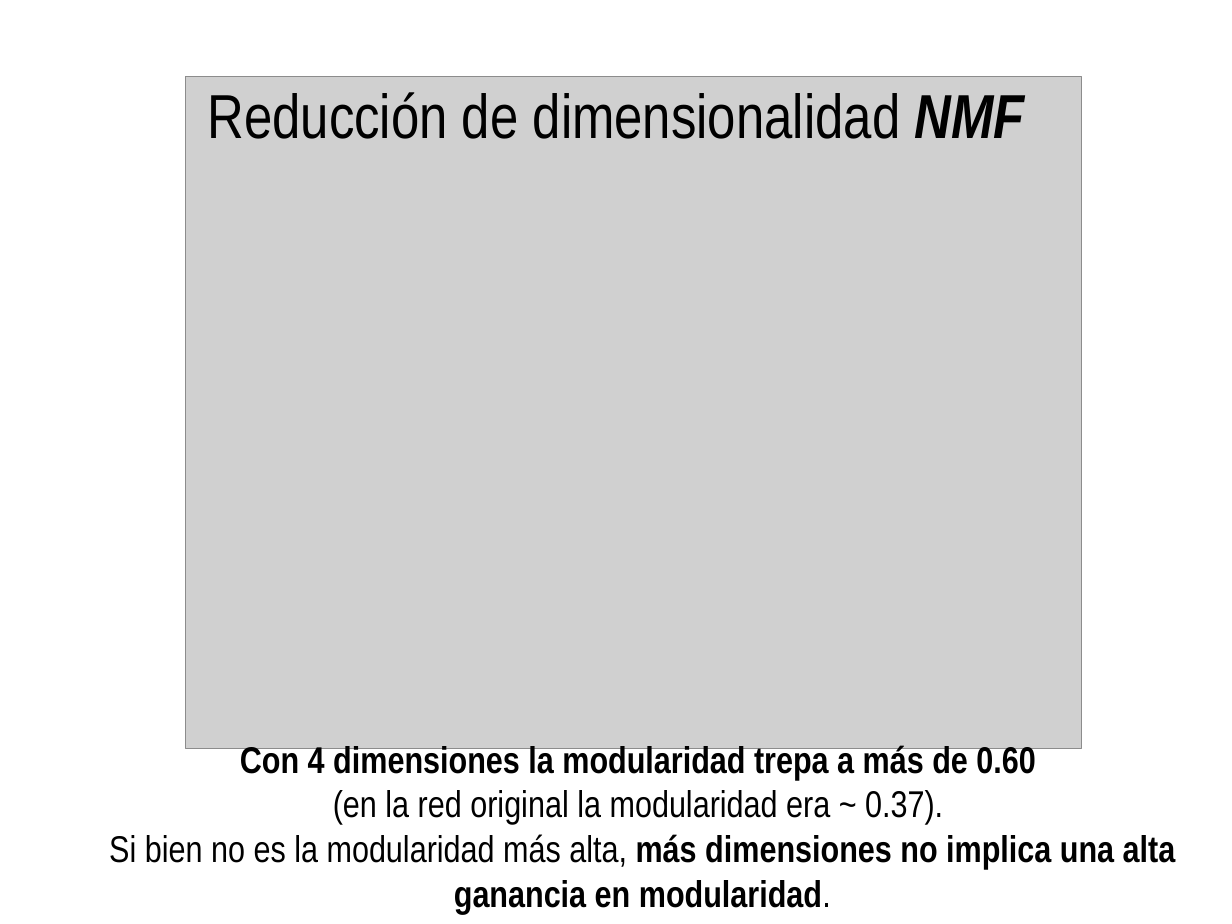
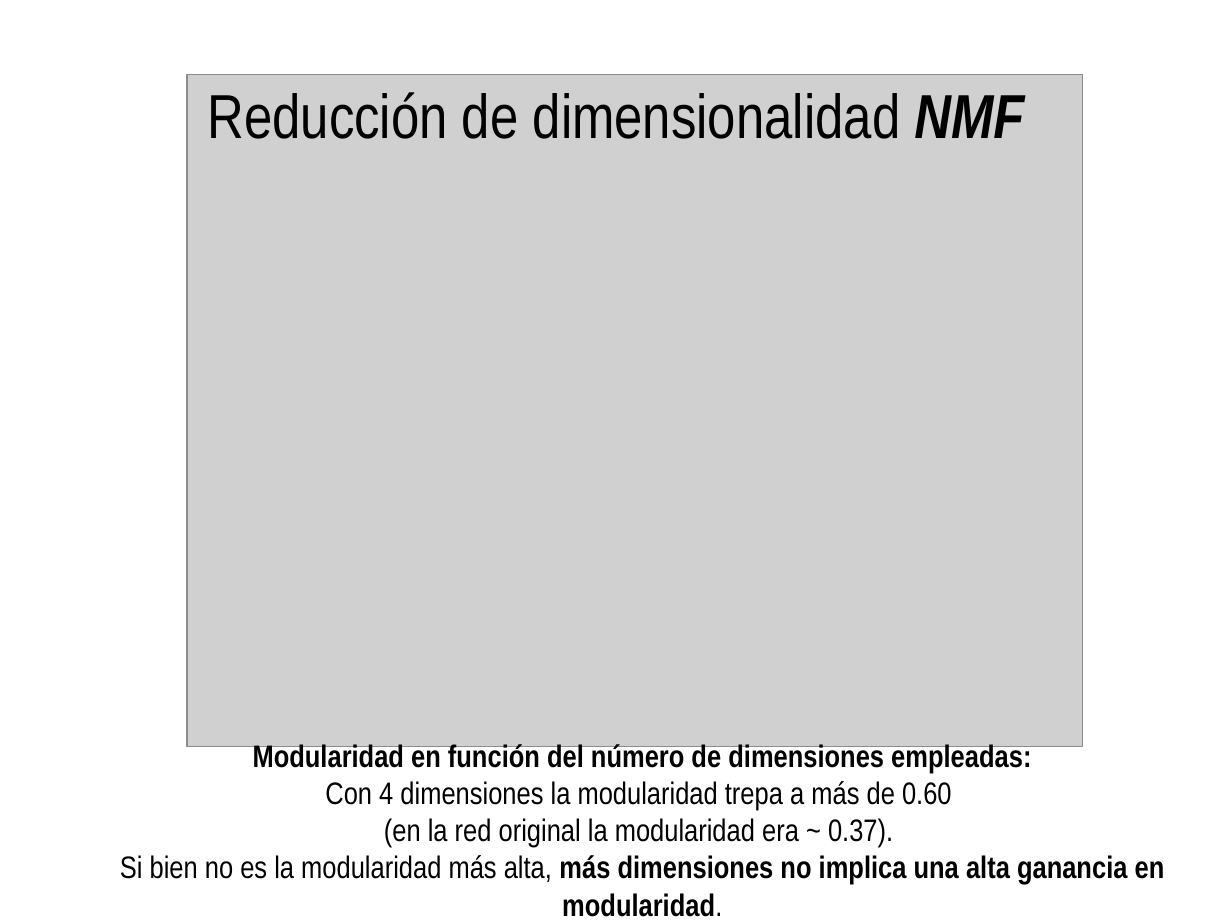
Before and after one commit to spinto88/Analisis_notas, a slide deck: slide 33 of Presentacion_analisis.odp (slide 31 before the commit). Drawn at 1232x924 pixels with LibreOffice and Linux fonts; fonts in the diff are those of the drawing; grey boxes stand for pictures. Boxes give left, top, right and bottom in pixels: in the first picture for what was removed or moved away, otherwise in the second. Text is boxed around its words. In the diff, an @@ line names an element or a change of style, - is before the commit and + after.

```diff
--- a/Presentacion_analisis.odp
+++ b/Presentacion_analisis.odp
@@ text at <box>253,744,1031,772</box>: paragraph added @@
+Modularidad en función del número de dimensiones empleadas:
@@ text at <box>120,781,1165,917</box>: size 24 to 20 pt in "Con 4 dimensiones la modularidad trepa a ...", "(en la red original la modularidad era ...", "Si bien no es la modularidad más ..."; bold off in "Con 4 dimensiones la modularidad trepa a ..." @@
```
Also in this commit, not shown: 5 other slides changed, 3 slides added, 5 other files.
